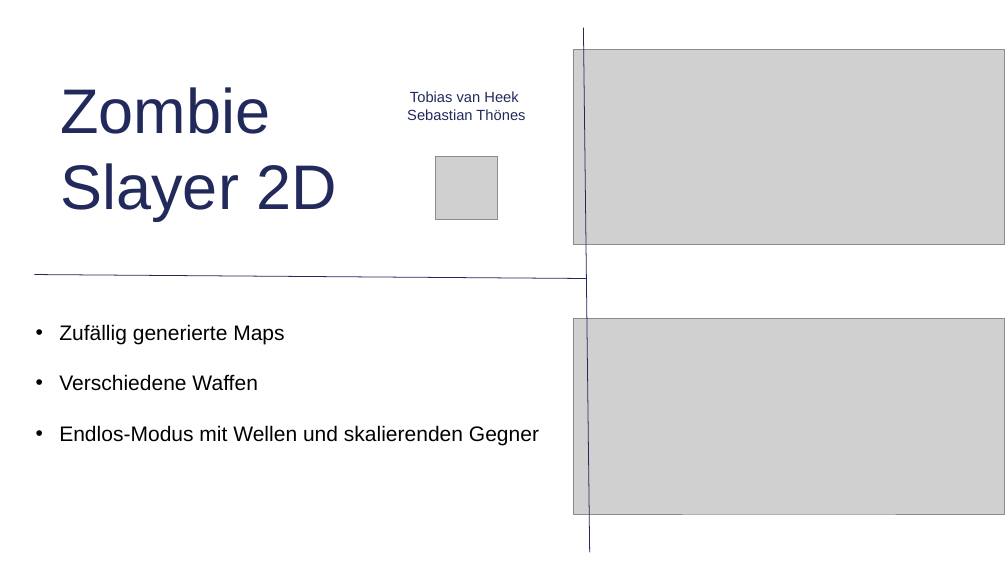
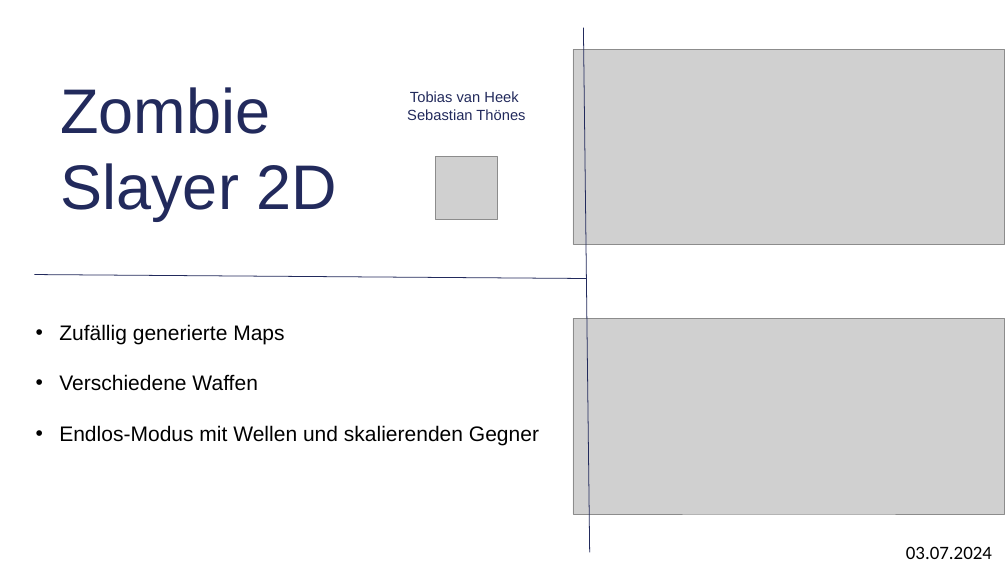
Before and after one commit to Tobamy/ZombieSlayer2D, a slide deck: slide 1 of Pitch Slide.pptx. Drawn at 1008x567 pixels with LibreOffice and Linux fonts; fonts in the diff are those of the drawing; grey boxes stand for pictures. Boxes give left, top, right and bottom in pixels: in the first picture for what was removed or moved away, otherwise in the second. Text is boxed around its words. In the diff, an @@ line names an element or a change of style, - is before the commit and + after.

Commit message:
Datum zum Pitch Slide hinzugefügt

```diff
--- a/Pitch Slide.pptx
+++ b/Pitch Slide.pptx
@@ text added at (906,546,992,559), 18 pt, text #000000 @@
+03.07.2024
```
